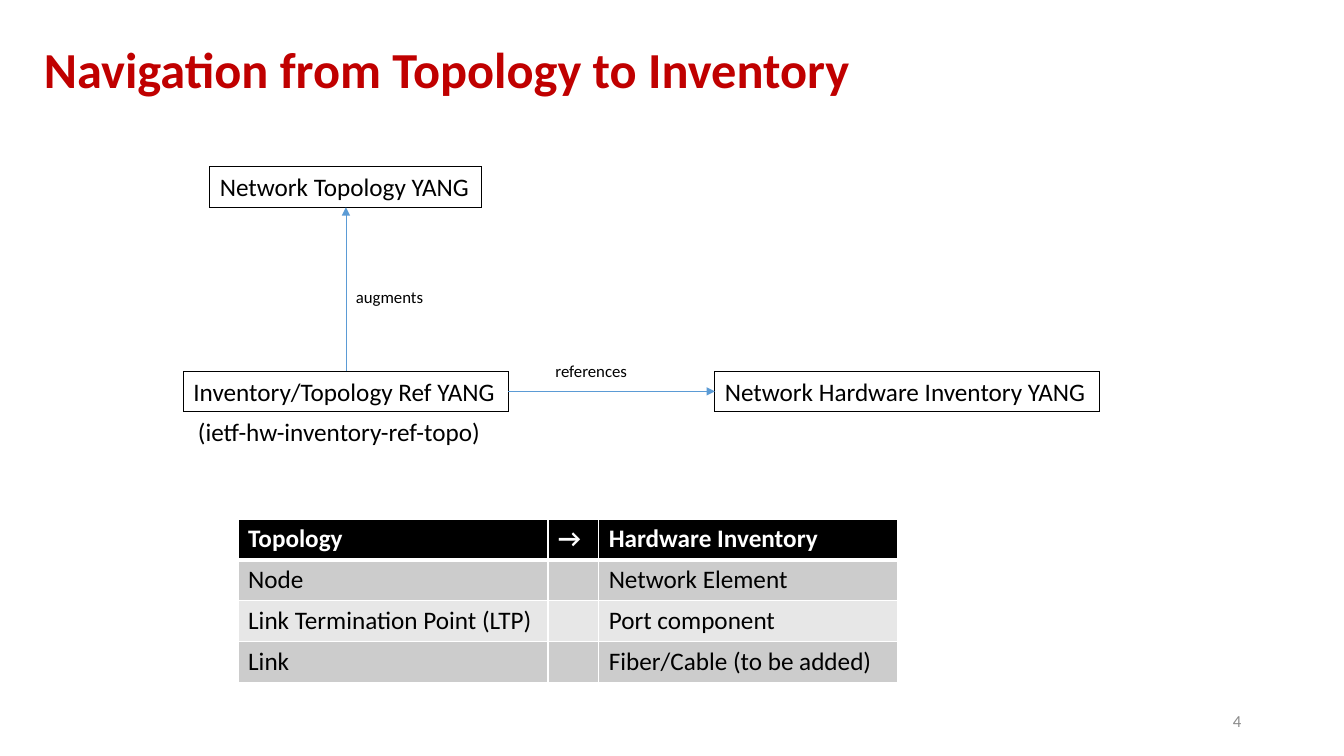
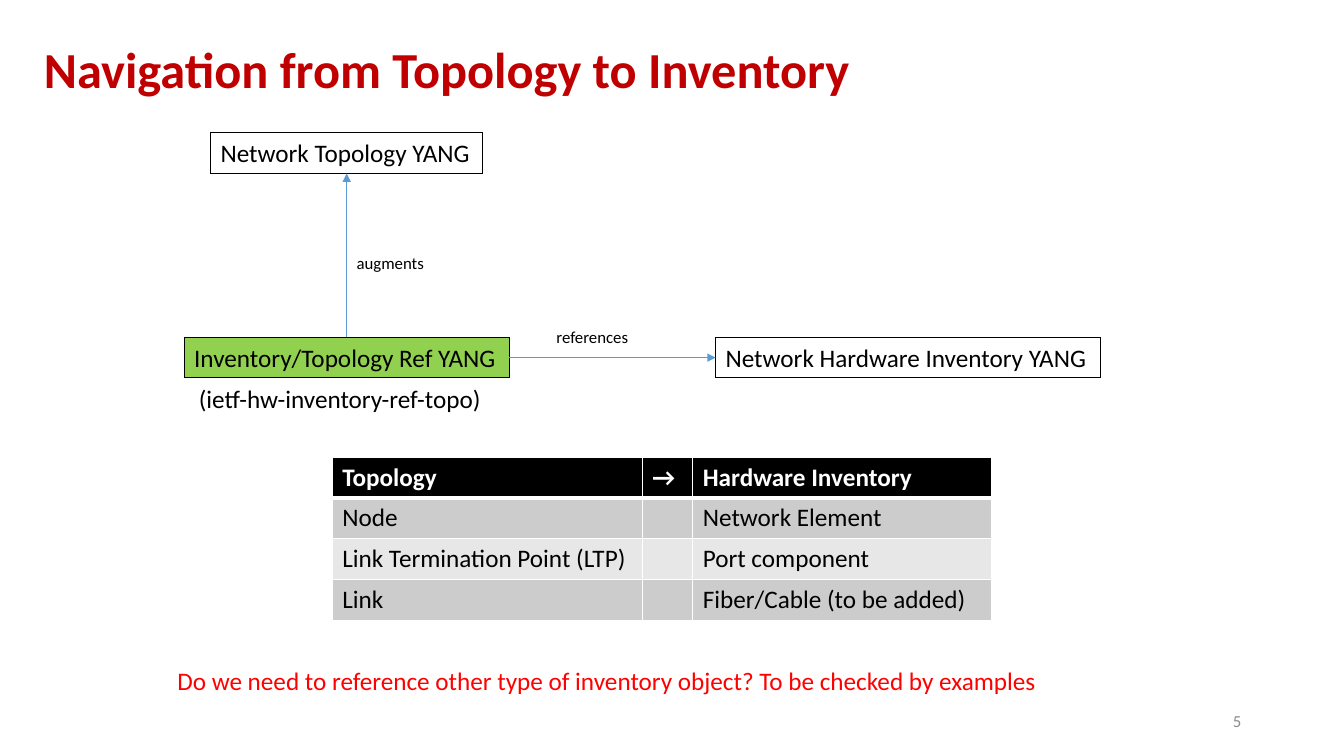
Before and after one commit to ietf-ccamp-wg/ietf-network-inventory, a slide deck: slide 5 of presentations/slides-116-ccamp-network-inventory-yang.pptx (slide 4 before the commit). Drawn at 1344x756 pixels with LibreOffice and Linux fonts; fonts in the diff are those of the drawing. Boxes give left, top, right and bottom in pixels: in the first picture for what was removed or moved away, otherwise in the second. Text is boxed around its words. In the diff, an @@ line names an element or a change of style, - is before the commit and + after.

Commit message:
Update slides-116-ccamp-network-inventory-yang.pptx
Updated during the 2023-03-22 call

```diff
--- a/presentations/slides-116-ccamp-network-inventory-yang.pptx
+++ b/presentations/slides-116-ccamp-network-inventory-yang.pptx
@@ 3 rectangles, 3 texts, 2 arrows: place and size @@
-3 rectangles, 3 texts, 2 arrows at <box>184,166,1100,445</box>
+3 rectangles, 3 texts, 2 arrows at <box>185,133,1101,412</box>
@@ rectangle "Inventory/Topology Ref YANG" at <box>185,338,509,378</box>: fill none to #92D050 @@
@@ table: place and size @@
-table at <box>238,519,897,683</box>
+table at <box>333,457,992,620</box>
@@ text added at <box>177,672,1035,695</box>, 18 pt, text #FF0000 @@
+Do we need to reference other type of inventory object? To be checked by examples
@@ page number at <box>1233,716,1241,727</box>: text changed @@
-4
+5
```
Also in this commit, not shown: 5 other slides changed, 2 slides added.
